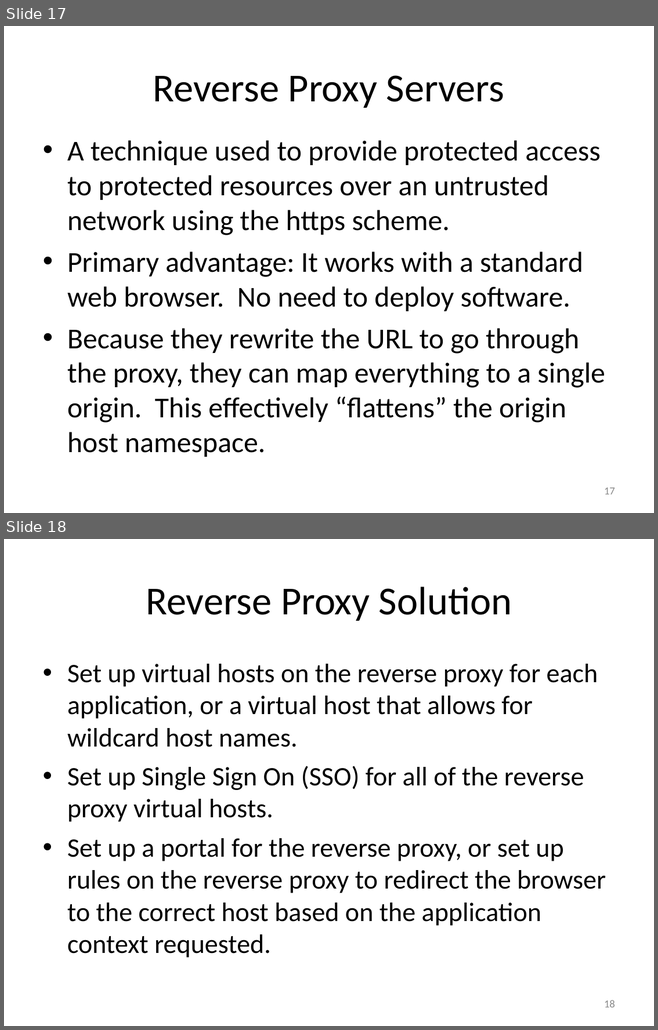
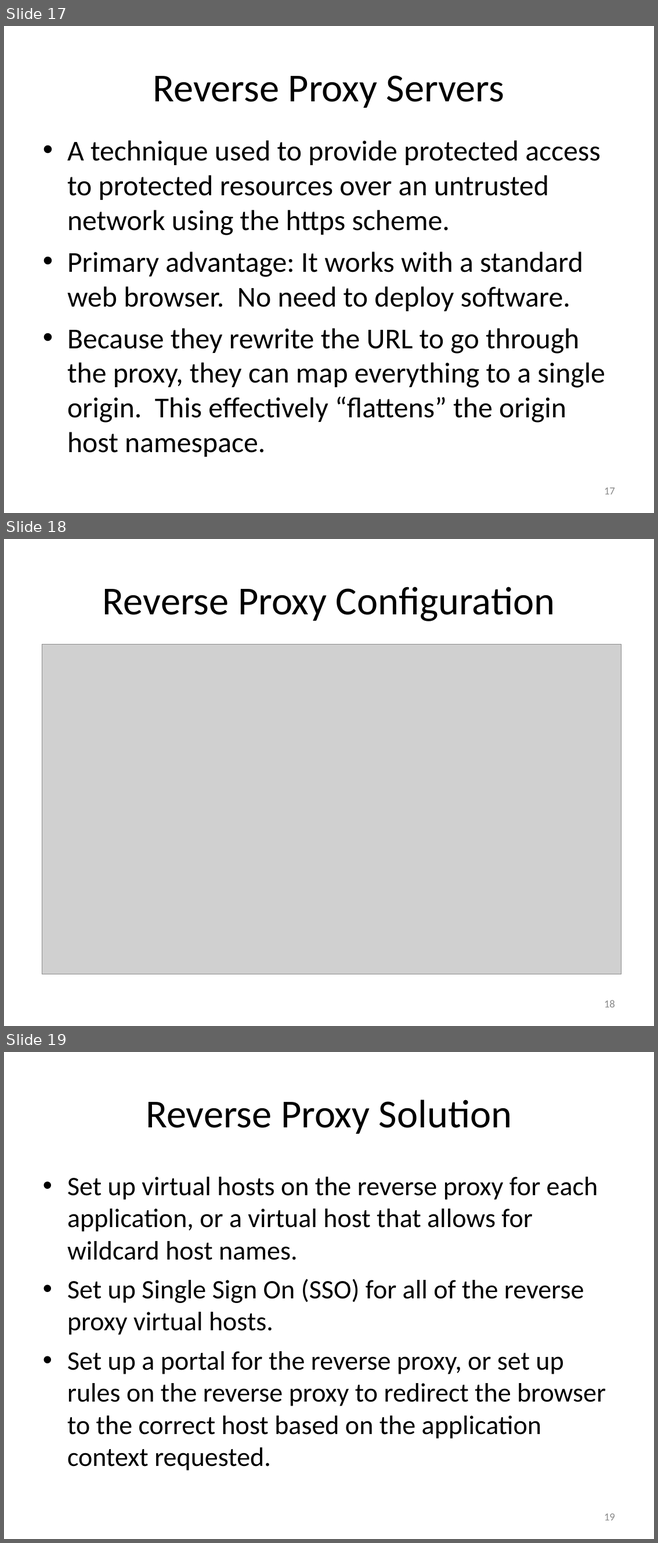
Before and after one commit to EdCharbeneau/CodePaLOUsa, a slide deck: 2013/LocalStorageSecurity/LocalStoragePresentation.ppt. Shown one above the other, each under a label of ours: slides 17 and 18 before the commit, slides 17, 18 and 19 after it. The pictures are 658x1030 and 658x1543 pixels, drawn with LibreOffice and Linux fonts; fonts in the diff are those of the drawing; grey boxes stand for pictures. Boxes give left, top, right and bottom in pixels: in the first picture for what was removed or moved away, otherwise in the second. Text is boxed around its words. In the diff, an @@ line names an element or a change of style, - is before the commit and + after.

Commit message:
Add reverse proxy diagram.

```diff
--- a/2013/LocalStorageSecurity/LocalStoragePresentation.ppt
+++ b/2013/LocalStorageSecurity/LocalStoragePresentation.ppt
@@ slide 18 added at (x1=4, y1=539, x2=654, y2=1026), background #FFFFFF @@
@@ title added at (x1=103, y1=587, x2=554, y2=621), 44 pt, text #000000 @@
+Reverse Proxy Configuration
@@ picture added at (x1=42, y1=644, x2=621, y2=974) @@
@@ page number added at (x1=604, y1=1000, x2=615, y2=1008), 12 pt, text #898989 @@
+18
@@ what was slide 18 is now slide 19 @@
@@ page number at (x1=604, y1=1514, x2=615, y2=1521): text changed @@
-18
+19
```
